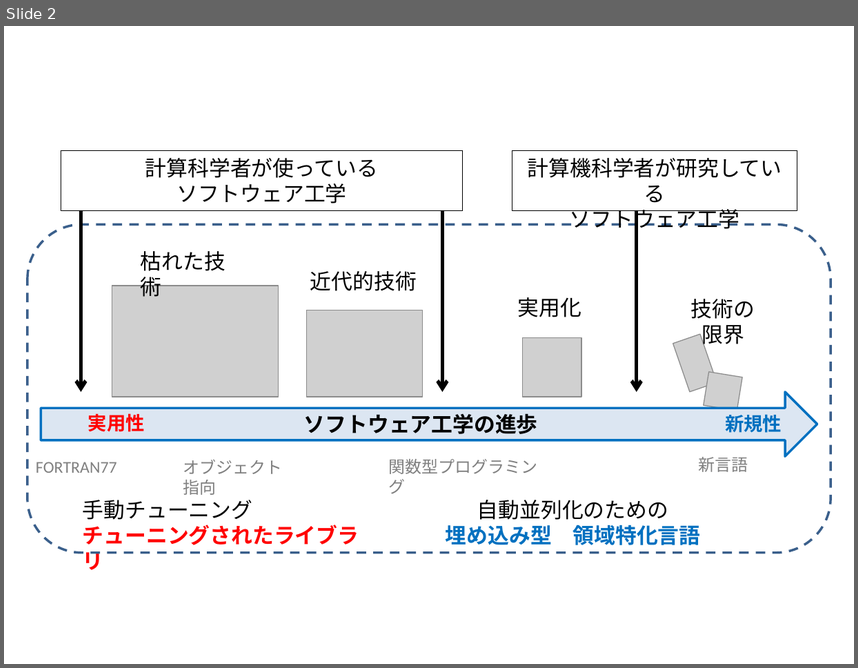
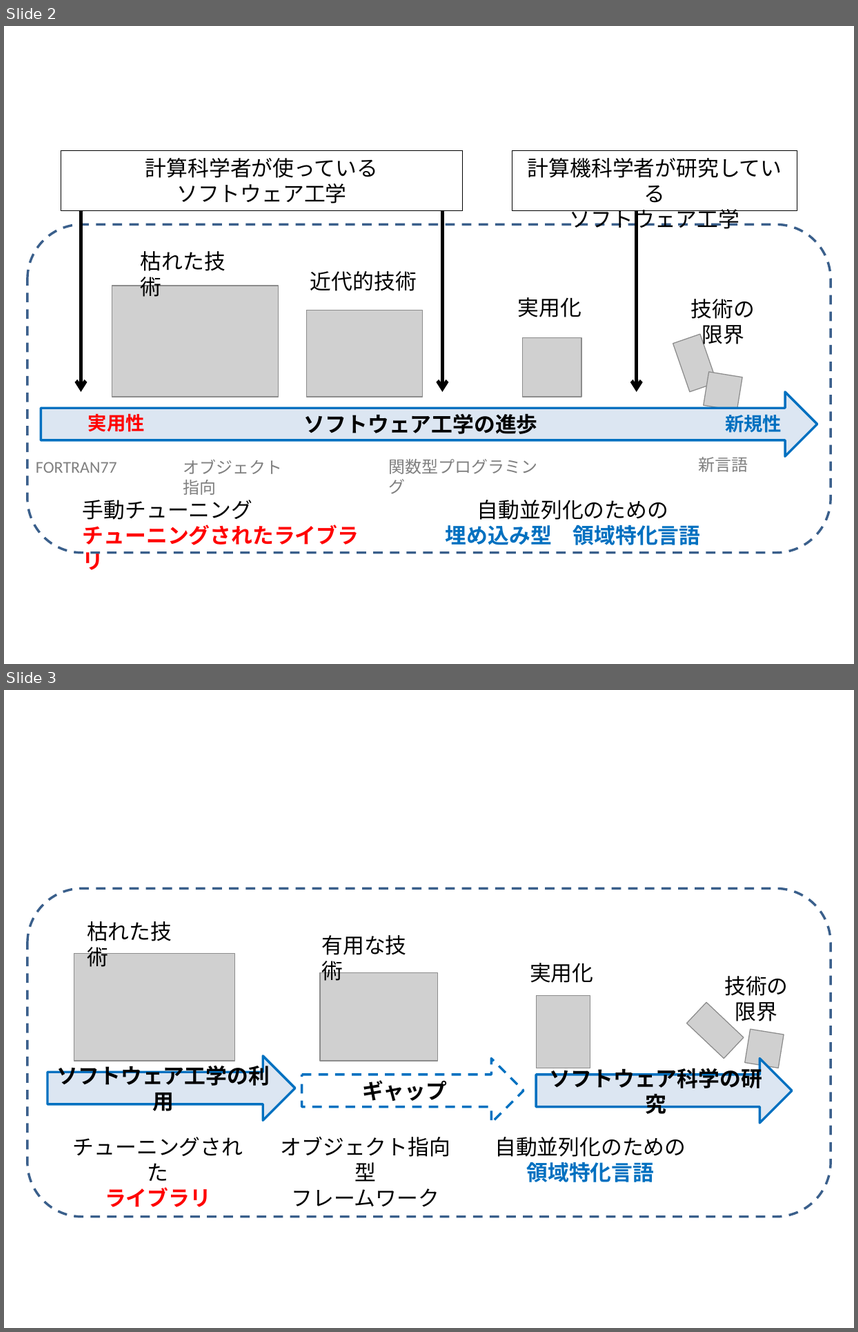
Before and after one commit to masa-ito/ProtoToPoisson, a slide deck: doc/source/NoveltyVsUtility.pptx. Shown one above the other, each under a label of ours: slide 2 before the commit, slides 2 and 3 after it. The pictures are 858x668 and 858x1332 pixels, drawn with LibreOffice and Linux fonts; fonts in the diff are those of the drawing; grey boxes stand for pictures. Boxes give left, top, right and bottom in pixels: in the first picture for what was removed or moved away, otherwise in the second. Text is boxed around its words. In the diff, an @@ line names an element or a change of style, - is before the commit and + after.

Commit message:
NoveltyVsUtility.* updated

```diff
--- a/doc/source/NoveltyVsUtility.pptx
+++ b/doc/source/NoveltyVsUtility.pptx
@@ slide 3 added at (4,690,854,1328), background #FFFFFF @@
@@ rounded rectangle added at (27,888,831,1216), outline #3A5F8C 2 pt dashed @@
@@ text added at (87,921,172,967), 18 pt, text #000000 @@
+枯れた技術
@@ text added at (321,935,406,980), 18 pt, text #000000 @@
+有用な技術
@@ picture added at (74,953,235,1061) @@
@@ picture added at (320,972,437,1061) @@
@@ text added at (530,963,593,983), 18 pt, text #000000 @@
+実用化
@@ text added at (724,976,788,1021), 18 pt, text #000000 @@
+技術の
+限界
@@ picture added at (536,995,590,1067) @@
@@ picture added at (687,1002,744,1058) @@
@@ picture added at (745,1029,784,1068) @@
@@ right arrow added at (47,1056,294,1120), fill #DCE6F2, outline #0070C0 2 pt, 18 pt, text #000000, bold @@
+ソフトウェア工学の利用
@@ right arrow added at (301,1058,524,1123), outline #0070C0 2 pt dashed, 18 pt, text #000000, bold @@
+ギャップ
@@ right arrow added at (536,1058,792,1123), fill #DCE6F2, outline #0070C0 2 pt, 18 pt, text #000000, bold @@
+ソフトウェア科学の研究
@@ text added at (73,1136,243,1207), 18 pt, text #000000 @@
+チューニングされた
+ライブラリ
@@ text added at (281,1136,450,1207), 18 pt, text #000000 @@
+オブジェクト指向型
+フレームワーク
@@ text added at (495,1136,686,1182), 18 pt, text #000000 @@
+自動並列化のための
+領域特化言語
```
